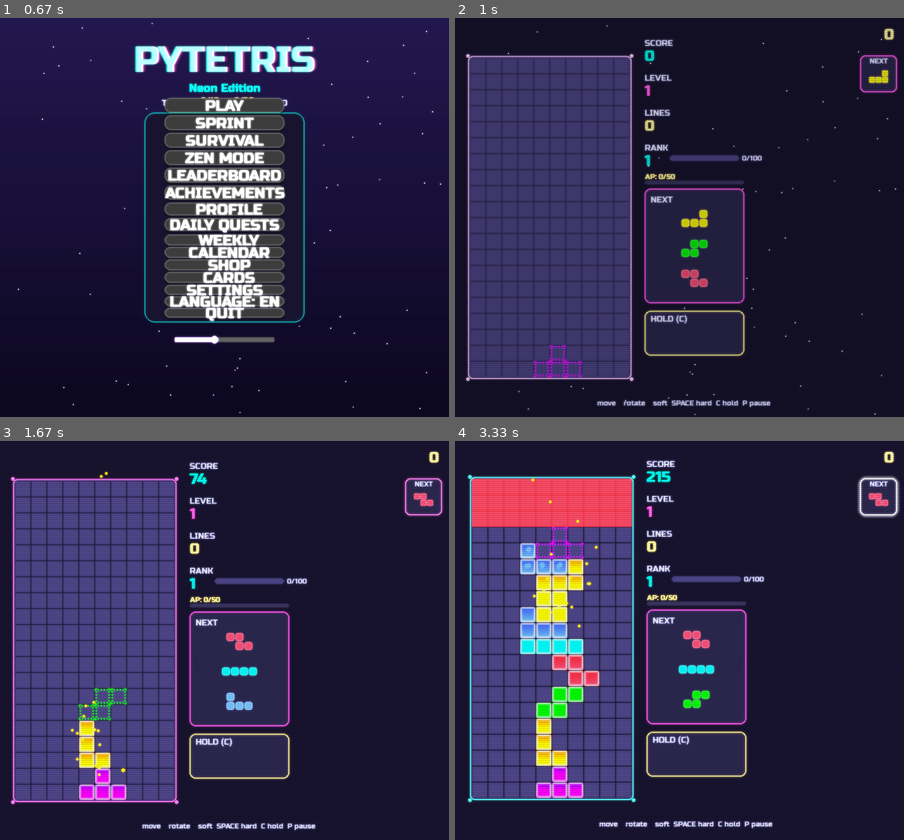
Above: before the commit, frames 1-4 (two rows, left to right).
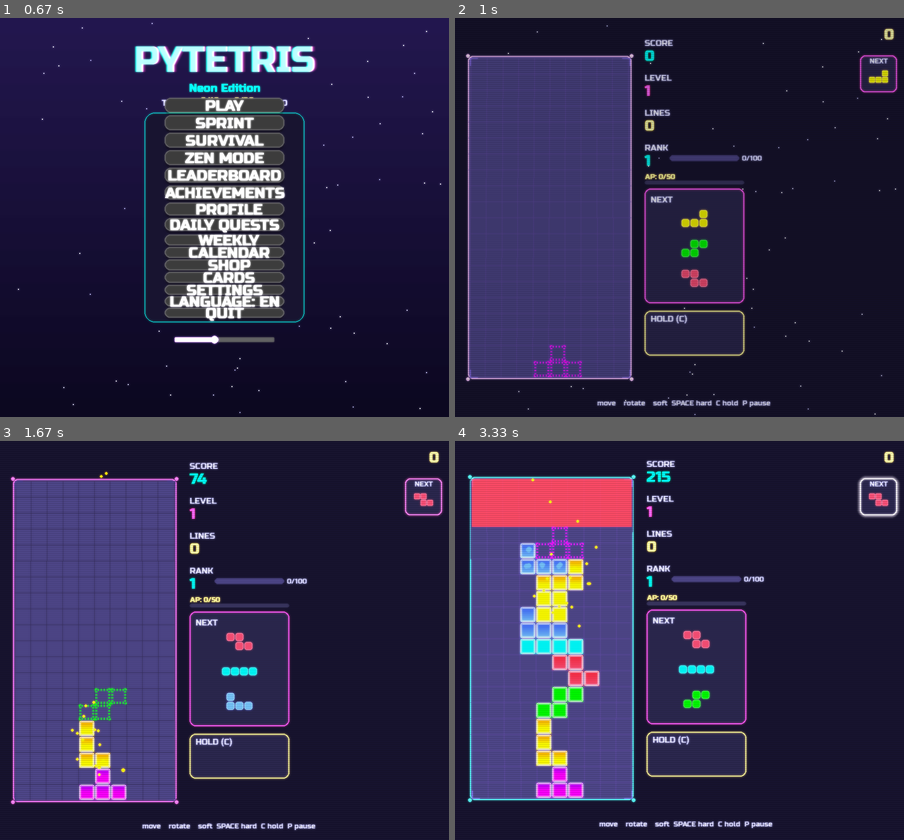
Above: after the commit, the same moments.

Repository: Folombas/PyGame2026
Game: pygame game, started from PyTetris/main.py
The game is run twice, just before and just after one commit, with the same random seed, the same clock (stepped at 60 frames per second) and the same inputs.
Inputs (mouse positions are in pixels of both pictures, inside the frame that each line leads up to):
- Up to frame 1 (0.67 s): tap Enter at 0.33 s
- Up to frame 2 (1 s): click "🏅 0/10 🃏 0/20" at 0.72 s
- Up to frame 3 (1.67 s): tap Space at 1, 1.4 s; hold Up from 1.33 s (still down); move the mouse to (116, 644) at 1.37 s
- Up to frame 4 (3.33 s): tap Space at 1.7, 1.9, 2.2, 2.4, 2.7, 2.97, 3.3 s; release Up at 1.8 s; hold Right 1.83-2.3 s; move the mouse to (724, 728) at 1.87 s; hold Left 2.33-2.87 s; move the mouse to (540, 736) at 2.37 s; hold Down 2.9-3.2 s; move the mouse to (746, 500) at 2.93 s; hold Left from 3.23 s (still down); move the mouse to (845, 780) at 3.27 s

Frame 1 is identical in both runs. In frame 2, 3.5% of the frame differs, in the area x 3-40%, y 10-91%; in frame 3, 2.4%; in frame 4, 4.0%, in the area x 3-40%, y 9-90%.

Commit message:
feat(fx): wire living grid into playfield

Diff:
--- a/PyTetris/main.py
+++ b/PyTetris/main.py
@@ -545,7 +545,7 @@
 def draw_playfield(surf, t):
     ui.draw_playfield_frame(surf, board_x, board_y, t)
     if getattr(game, 'show_grid', True):
-        ui.draw_grid_bg(surf, board_x, board_y, t)
+        ui.draw_living_grid(surf, board_x, board_y, t, game)
     draw_danger_zone(surf, t)
     for y in range(S.ROWS):
         for x in range(S.COLS):
